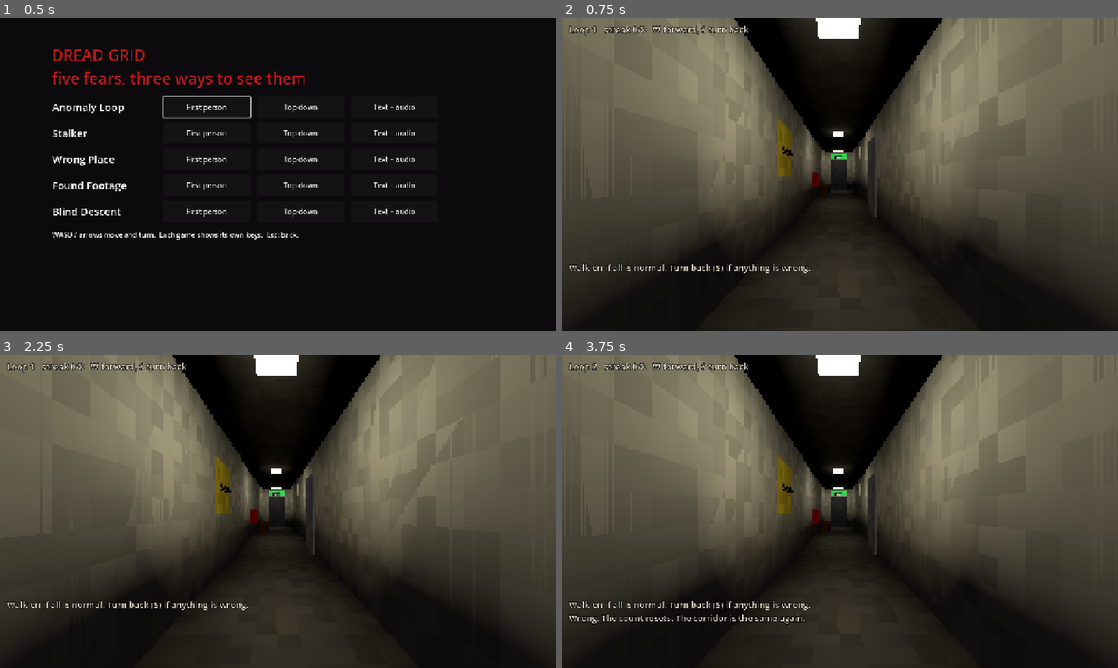
Above: before the commit, frames 1-4 (two rows, left to right).
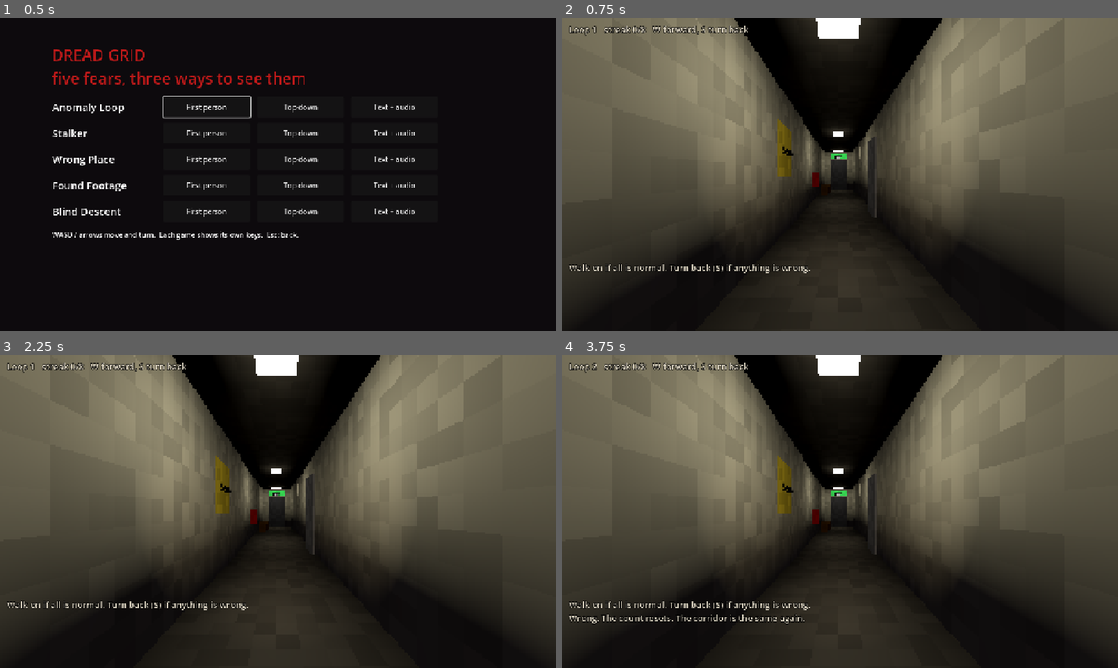
Above: after the commit, the same moments.

Repository: kuhyx/dread-grid
Game: Godot game, scene res://main.tscn
The game is run twice, just before and just after one commit, with the same random seed, the same clock (stepped at 60 frames per second) and the same inputs.
Inputs:
- Up to frame 1 (0.5 s): no input
- Up to frame 2 (0.75 s): click "First person" at 0.5 s
- Up to frame 3 (2.25 s): tap Enter at 1.25 s; hold D 1.28-2.03 s; tap R at 1.35 s; tap Space at 1.52, 2 s; hold S from 2.03 s (still down); tap F at 2.1 s
- Up to frame 4 (3.75 s): tap Space at 2.27, 3.5 s; tap Enter at 2.75 s; release S at 2.78 s; hold D 2.78-3.53 s; tap E at 2.85 s; hold W from 3.53 s (still down); tap Q at 3.6 s

Frame 1 is identical in both runs. In frame 2, 0.1% of the frame differs, in the area x 29-72%, y 8-42%; in frame 3, 0.2%, in the area x 27-72%, y 8-42%; in frame 4, less than 0.1%.

Commit message:
PSX shader: offset the grime hash so grid-aligned surfaces stop striping
The hash sampled floor(world_pos * 5) and every 2 m grid wall sits exactly on
a block boundary, so walls flickered into stripes. Fixed once in the shader;
Stalker's per-view 1 cm level nudge is gone. DOCS-design records the locker
coverage rule.

Co-Authored-By: Claude Opus 5.5 <noreply@anthropic.com>
Claude-Session: https://claude.ai/code/session_01U2DhFL82ZHHnNfTgY5JoU6

Diff:
--- a/src/view/common/psx.gdshader
+++ b/src/view/common/psx.gdshader
@@ -23,7 +23,9 @@
 }
 
 void fragment() {
-	float n = hash(floor(world_pos * 5.0));
+	// Grid surfaces sit on exact multiples of 0.2 m; the small offset keeps
+	// each one inside a single grime block instead of flickering between two.
+	float n = hash(floor(world_pos * 5.0 + 0.037));
 	vec3 base = albedo.rgb * COLOR.rgb * (1.0 - grime + grime * n);
 	ALBEDO = base;
 	EMISSION = base * emission;
--- a/src/view/stalker/stalker_fps.gd
+++ b/src/view/stalker/stalker_fps.gd
@@ -10,10 +10,6 @@
 const EXIT_RED: Color = Color(0.75, 0.08, 0.06)
 const FOLLOW: float = 8.0
 const SLIT: float = 0.08
-## The PSX grime hashes floor(world position * 5); walls and floors of a
-## 2 m grid sit exactly on those boundaries and shimmer into stripes. A 1 cm
-## nudge of the whole level keeps every surface inside one grime block.
-const GRIME_OFFSET: Vector3 = Vector3(0.01, 0.01, 0.01)
 
 var game: StalkerGame
 var _figure: Node3D
@@ -39,7 +35,6 @@
 	environment.fog_density = 0.09
 	environment.ambient_light_color = Color(0.17, 0.16, 0.17)
 	var level_root: Node3D = Node3D.new()
-	level_root.position = GRIME_OFFSET
 	world.add_child(level_root)
 	target = level_root
 	build_grid(game.grid, WALL, FLOOR)
Not shown, changed: DOCS-design.md
